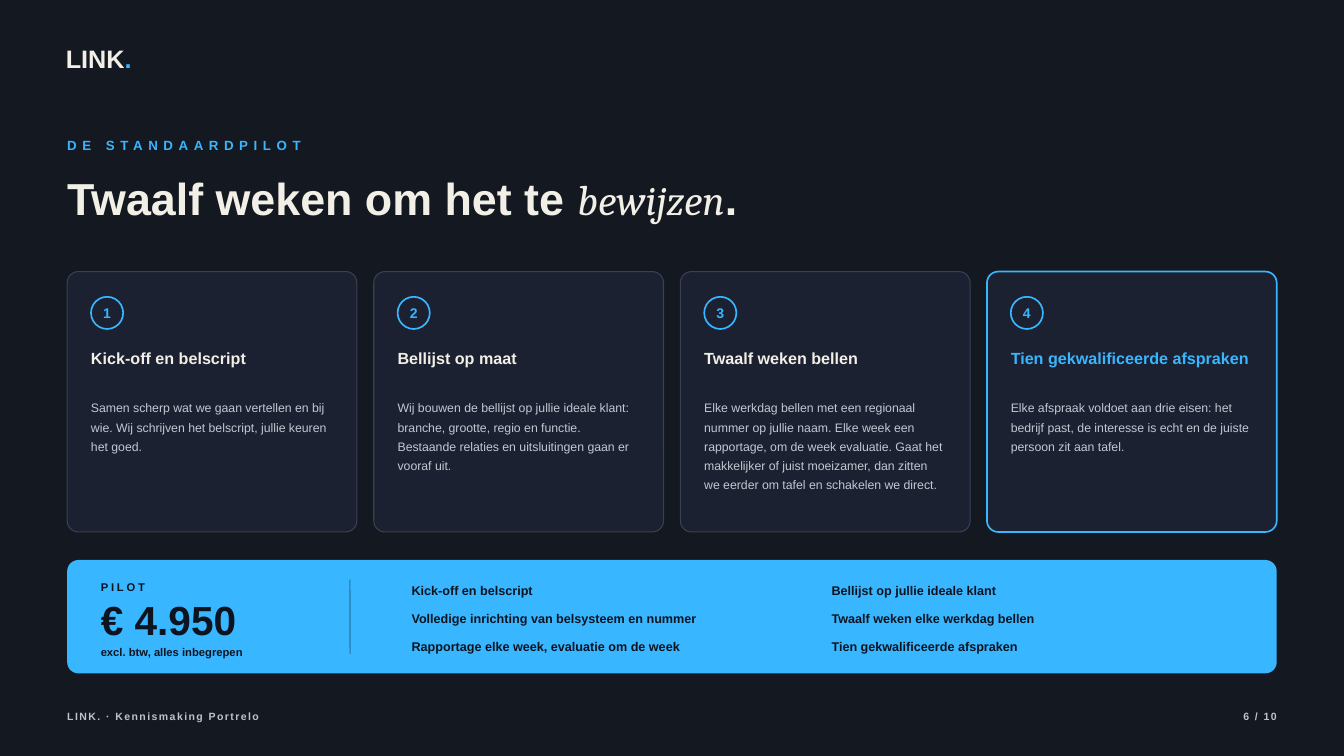
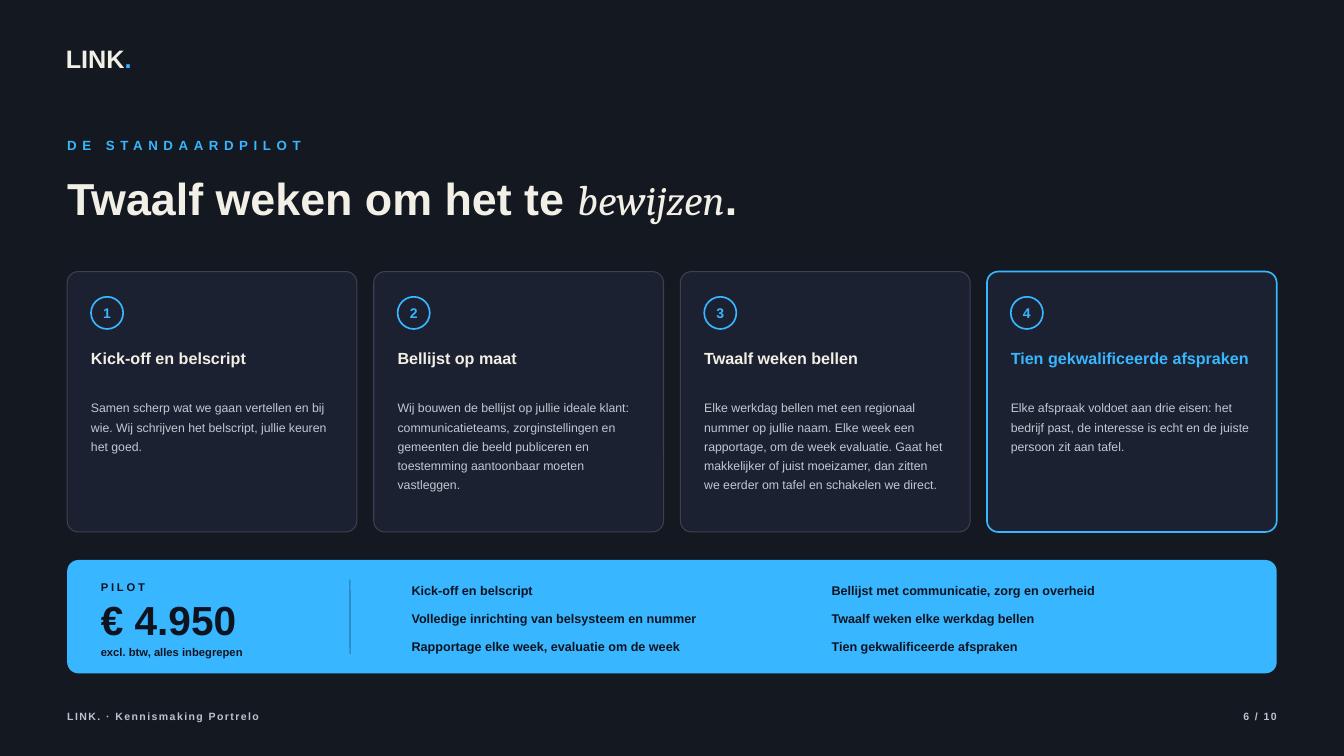
Before and after one commit to hens-lang/Test, a slide deck: slide 6 of output/LINK. kennismaking Portrelo.pptx. Drawn at 1344x756 pixels with LibreOffice and Linux fonts; fonts in the diff are those of the drawing; background and template pictures are left out. Boxes give left, top, right and bottom in pixels: in the first picture for what was removed or moved away, otherwise in the second. Text is boxed around its words. In the diff, an @@ line names an element or a change of style, - is before the commit and + after.

```diff
--- a/output/LINK. kennismaking Portrelo.pptx
+++ b/output/LINK. kennismaking Portrelo.pptx
@@ text at [398,403,629,492]: text changed @@
-Wij bouwen de bellijst op jullie ideale klant: branche, grootte, regio en functie. Bestaande relaties en uitsluitingen gaan er vooraf uit.
+Wij bouwen de bellijst op jullie ideale klant: communicatieteams, zorginstellingen en gemeenten die beeld publiceren en toestemming aantoonbaar moeten vastleggen.
@@ text at [832,586,1095,598]: text changed @@
-Bellijst op jullie ideale klant
+Bellijst met communicatie, zorg en overheid
```
Also in this commit, not shown: 1 other slide changed, 6 other files.
